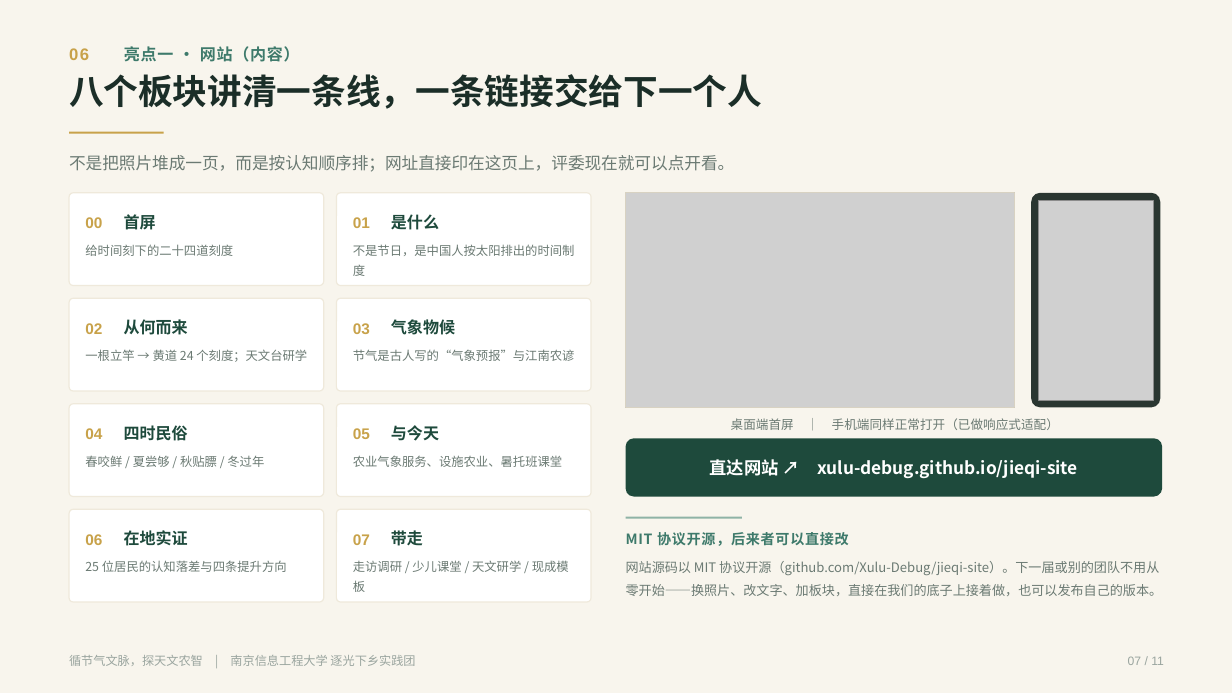
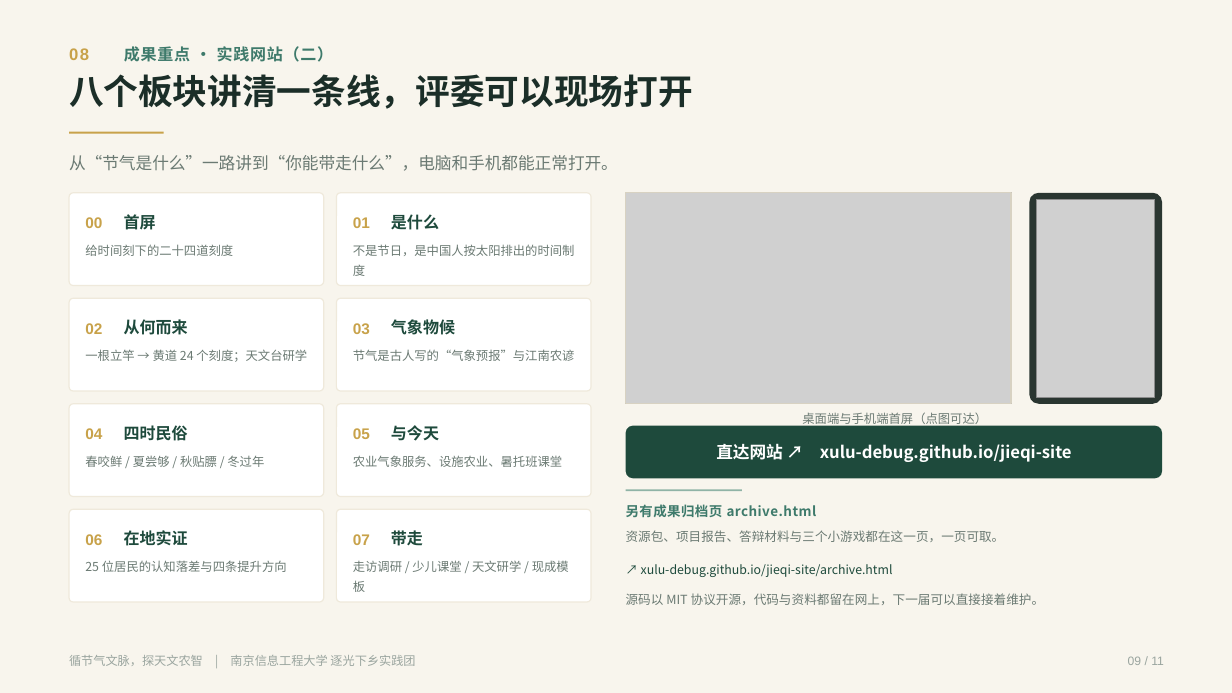
Before and after one commit to Xulu-Debug/jieqi-site, a slide deck: slide 9 of docs/答辩/答辩PPT-5分钟.pptx (slide 7 before the commit). Drawn at 1232x693 pixels with LibreOffice and Linux fonts; fonts in the diff are those of the drawing; grey boxes stand for pictures. Boxes give left, top, right and bottom in pixels: in the first picture for what was removed or moved away, otherwise in the second. Text is boxed around its words. In the diff, an @@ line names an element or a change of style, - is before the commit and + after.

Commit message:
docs: 更新答辩 PPT 为面向老师汇报版本（做了什么/做出了什么/带来了什么/反响）

```diff
--- a/docs/答辩/答辩PPT-5分钟.pptx
+++ b/docs/答辩/答辩PPT-5分钟.pptx
@@ text at (x1=69, y1=46, x2=334, y2=62): text changed @@
-06 亮点一 · 网站（内容）
+08 成果重点 · 实践网站（二）
@@ text at (x1=69, y1=74, x2=693, y2=109): text changed @@
-八个板块讲清一条线，一条链接交给下一个人
+八个板块讲清一条线，评委可以现场打开
@@ text at (x1=69, y1=155, x2=618, y2=171): text changed @@
-不是把照片堆成一页，而是按认知顺序排；网址直接印在这页上，评委现在就可以点开看。
+从“节气是什么”一路讲到“你能带走什么”，电脑和手机都能正常打开。
@@ picture resized from (x1=626, y1=193, x2=1015, y2=408) to (x1=626, y1=193, x2=1011, y2=404) @@
@@ rectangle resized from (x1=626, y1=193, x2=1015, y2=408) to (x1=626, y1=193, x2=1011, y2=404) @@
@@ rounded rectangle resized from (x1=1031, y1=193, x2=1161, y2=408) to (x1=1030, y1=193, x2=1163, y2=404) @@
@@ picture resized from (x1=1039, y1=201, x2=1153, y2=401) to (x1=1037, y1=200, x2=1155, y2=397) @@
@@ text at (x1=802, y1=413, x2=987, y2=428): text changed; size 9.8 to 9.6 pt @@
-桌面端首屏 ｜ 手机端同样正常打开（已做响应式适配）
+桌面端与手机端首屏（点图可达）
@@ rounded rectangle "直达网站 ↗ xulu-debug.github.io/jieqi-site" resized from (x1=626, y1=438, x2=1163, y2=496) to (x1=626, y1=426, x2=1163, y2=479) @@
@@ rounded rectangle "直达网站 ↗ xulu-debug.github.io/jieqi-site" at (x1=626, y1=426, x2=1163, y2=479): size 13.5 to 13 pt @@
@@ rectangle moved from (x1=626, y1=517, x2=742, y2=518) to (x1=626, y1=490, x2=742, y2=492) @@
@@ text at (x1=626, y1=504, x2=817, y2=517): text changed; size 11 to 10.5 pt @@
-MIT 协议开源，后来者可以直接改
+另有成果归档页 archive.html
@@ text at (x1=626, y1=530, x2=1005, y2=542): text changed; size 10.2 to 9.8 pt @@
-网站源码以 MIT 协议开源（github.com/Xulu-Debug/jieqi-site）。下一届或别的团队不用从零开始——换照片、改文字、加板块，直接在我们的底子上接着做，也可以发布自己的版本。
+资源包、项目报告、答辩材料与三个小游戏都在这一页，一页可取。
@@ text added at (x1=641, y1=564, x2=893, y2=577), 9.6 pt, text #1E4A3C @@
+↗ xulu-debug.github.io/jieqi-site/archive.html
@@ text added at (x1=626, y1=593, x2=1044, y2=605), 9.8 pt, text #6B7A73 @@
+源码以 MIT 协议开源，代码与资料都留在网上，下一届可以直接接着维护。
@@ text at (x1=1128, y1=656, x2=1164, y2=665): text changed @@
-07 / 11
+09 / 11
```
Also in this commit, not shown: 8 other slides changed, 2 slides added, 2 slides removed.
